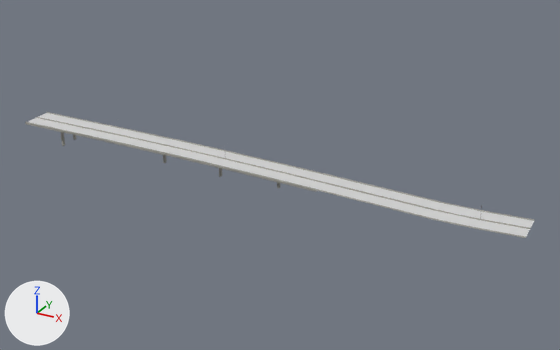
A saved change to the glTF model assets/maps/favela/glb/extras/Rod_7.glb.
Camera for both pictures: a camera (50 mm lens) standing at (-199.0, -1462.0, 345.0) and looking at (-448.0, -1008.0, 119.0). Every picture has the same lights, and +X, +Y and +Z are marked at lower left. The older version comes first. Where no turn or scale is listed for an object, it has been applied to the vertices. Vertices at exactly the same position are counted once.

The scene before the commit, as lines of its bpy script (objects in view):
```python
me_rod_7 = bpy.data.meshes.new('Rod_7')
me_rod_7.from_pydata(...)  # 344 vertices, 380 faces; spans x -200.0..200.0, y -23.0..23.0, z -13.0..13.0
# faces by material slot: [20, 52, 278, 30]
me_rod_7.materials.append(mat_asfalto)
me_rod_7.materials.append(mat_pintado)
me_rod_7.materials.append(mat_cimalha)
me_rod_7.materials.append(mat_aluminio)
ob_rod_7 = bpy.data.objects.new('Rod_7', me_rod_7)
ob_rod_7.location = (-469.7, -1016.7, 125.8)
```
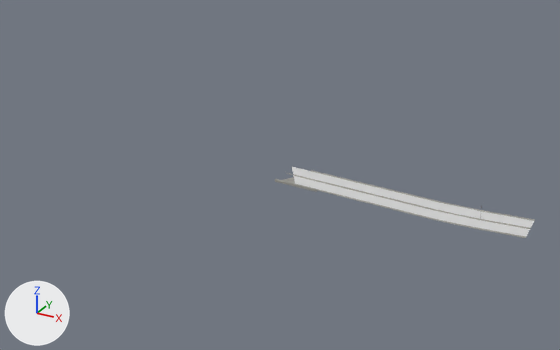
Where the newer file only moved an object's origin or applied its transform, the numbers keep the older frame.

Changed parts and their boxes (x1, y1, x2, y2) in the pictures (560 x 350 px):
```json
{"object": "Rod_7", "change": "reshaped", "before": [26, 112, 535, 238], "after": [275, 167, 535, 238], "on screen": "49% narrower, 43% shorter"}
{"part": 1, "of": "me_rod_7", "change": "deleted", "before": [58, 123, 280, 188]}
{"part": 2, "of": "me_rod_7", "change": "cut back", "before": [26, 112, 307, 186], "after": [275, 167, 307, 186]}
```

Scene script edits in JSON lines:
```json
{"block": "me_rod_7", "where": "# used by ob_rod_7; location = (-469.7, -1016.7, 125.8)"}
{"op": "remove", "block": "me_rod_7", "code": "me_rod_7.from_pydata(...)  # 344 vertices, 380 faces; spans x -200.0..200.0, y -23.0..23.0, z -13.0..13.0"}
{"op": "add", "block": "me_rod_7", "code": "me_rod_7.from_pydata(...)  # 112 vertices, 108 faces; spans x 25.0..200.0, y -7.0..23.0, z -8.0..5.0"}
{"block": "me_rod_7", "change": "me_rod_7 part 1: 20 loose pieces with 146 vertices, spanning x -170.0..27.0, y -19.0..18.0, z -13.0..13.0, are deleted"}
{"block": "me_rod_7", "change": "me_rod_7 part 2"}
{"block": "me_rod_7", "change": "103 vertices are removed from x -200.0..89.0, y -23.0..21.0, z -6.0..6.0"}
{"block": "me_rod_7", "change": "164 faces are deleted"}
{"block": "me_rod_7", "change": "7 vertices move within x 26.0..136.0, y -7.0..22.0, z -8.0..-4.0"}
{"block": "me_rod_7", "change": "17 vertices are added at x 25.0..121.0, y -7.0..20.0, z -8.0..5.0"}
{"block": "me_rod_7", "change": "3 new faces join them, mat_asfalto"}
{"block": "me_rod_7", "change": "4 new faces join them, mat_pintado"}
{"block": "me_rod_7", "change": "36 new faces join them, mat_cimalha"}
{"block": "me_rod_7", "change": "4 new faces join them, mat_aluminio"}
```
